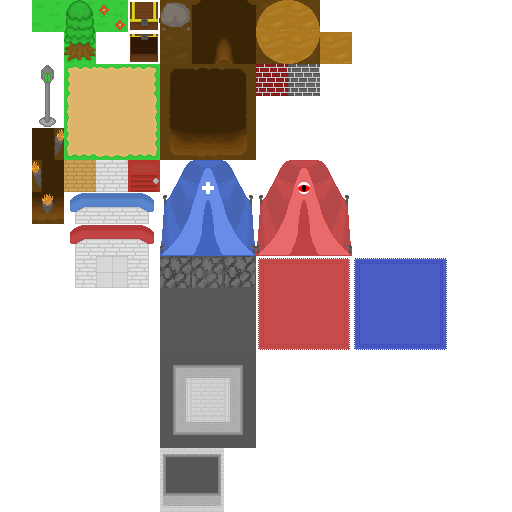
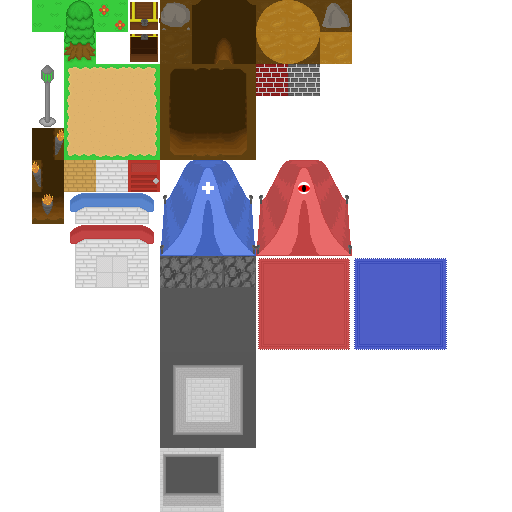
The second 512×512 image is a revision of the first. Changes to its layers:
added layer "Rock 2" in group "Cave" over (322, 3, 350, 28)
added layer "Layer 4" in group "Cave" over (320, 0, 352, 32)
